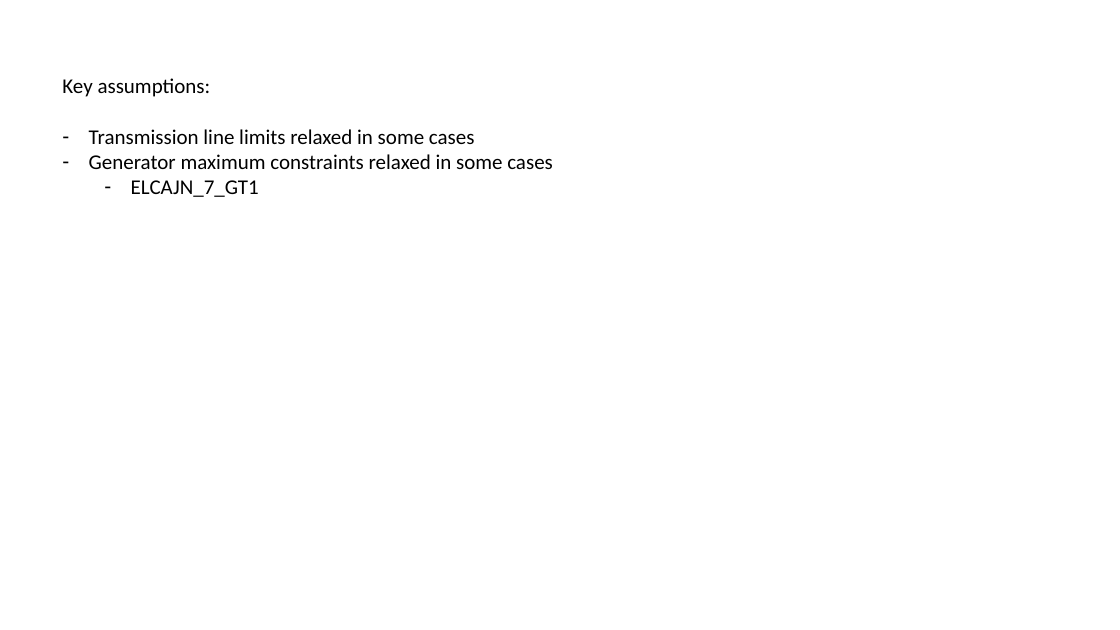
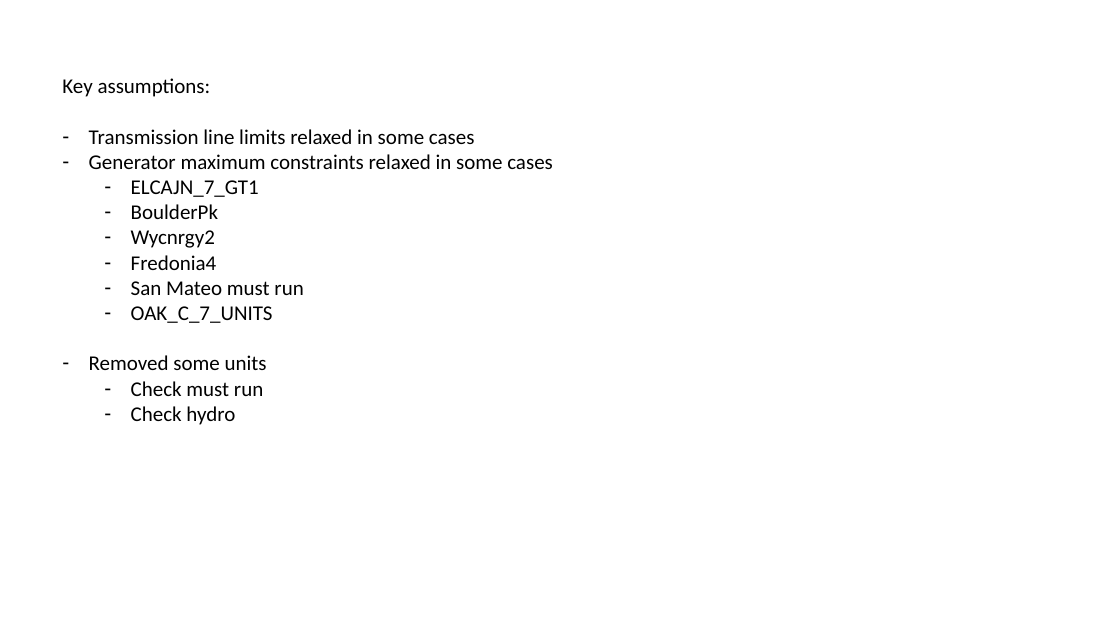
Before and after one commit to romulus97/IM3-GO-WEST, a slide deck: slide 2 of Reduced/progress.pptx. Drawn at 1120x630 pixels with LibreOffice and Linux fonts; fonts in the diff are those of the drawing. Boxes give left, top, right and bottom in pixels: in the first picture for what was removed or moved away, otherwise in the second. Text is boxed around its words. In the diff, an @@ line names an element or a change of style, - is before the commit and + after.

```diff
--- a/Reduced/progress.pptx
+++ b/Reduced/progress.pptx
@@ text at [89, 204, 303, 425]: paragraphs added @@
+  – BoulderPk
+  – Wycnrgy2
+  – Fredonia4
+  – San Mateo must run
+  – OAK_C_7_UNITS
+– Removed some units
+  – Check must run
+  – Check hydro
```
Also in this commit, not shown: 1 other slide changed, 16 other files.
